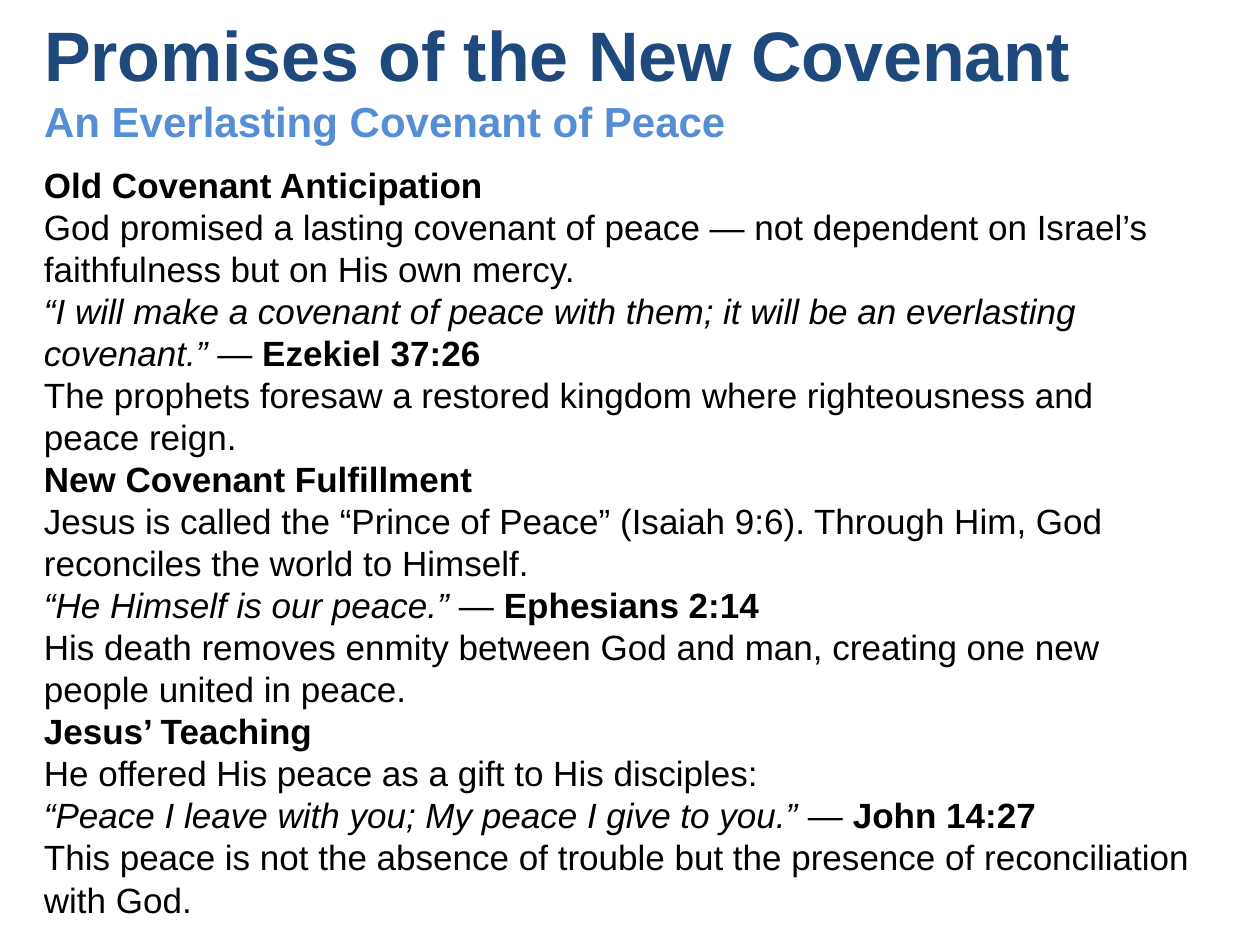
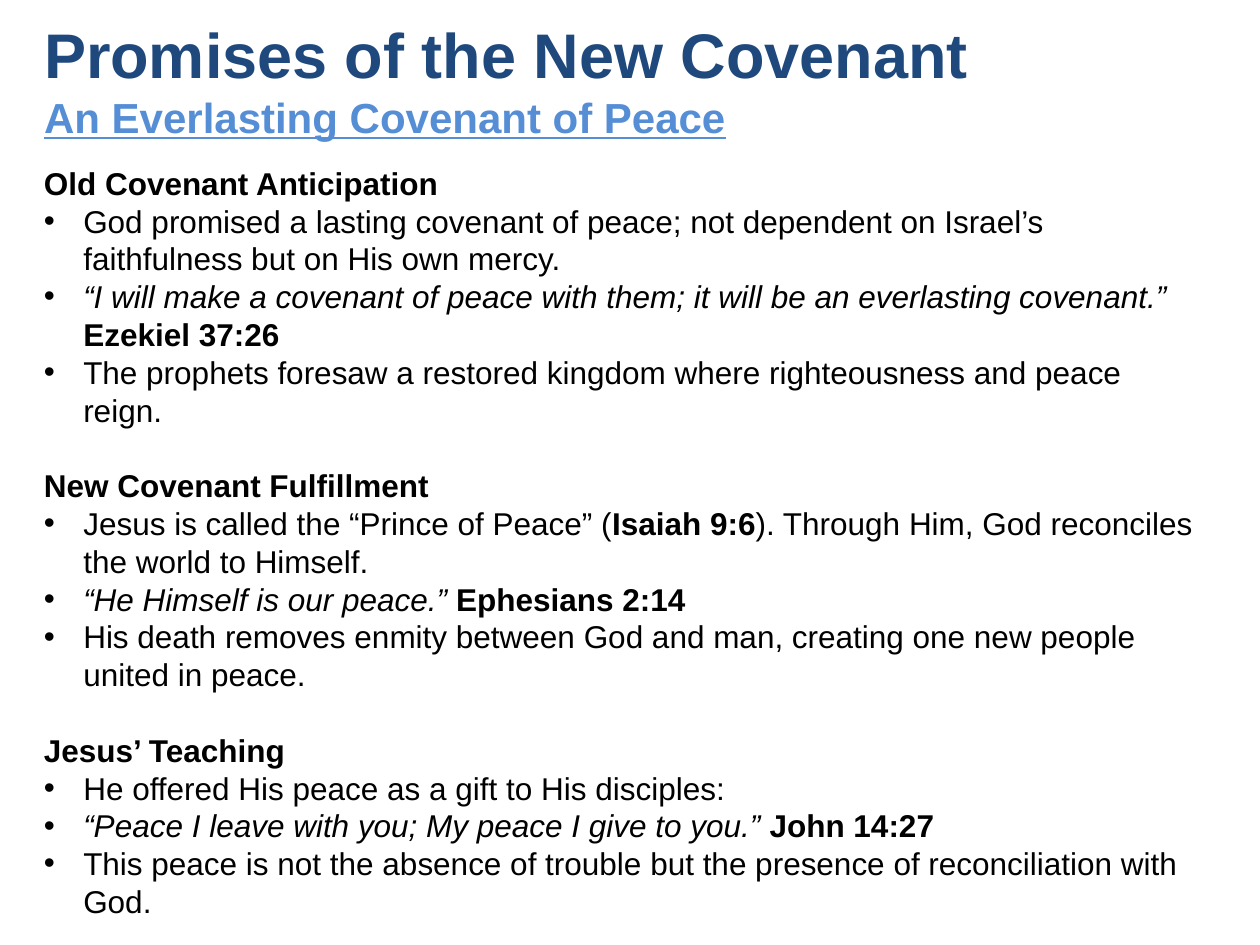
Before and after one commit to UsefulEngines/EvangelismPublic, a slide deck: slide 9 of 2025-Q4/Promises5/2025-11-02-Promises5.pptx. Drawn at 1260x945 pixels with LibreOffice and Linux fonts; fonts in the diff are those of the drawing. Boxes give left, top, right and bottom in pixels: in the first picture for what was removed or moved away, otherwise in the second. Text is boxed around its words. In the diff, an @@ line names an element or a change of style, - is before the commit and + after.

```diff
--- a/2025-Q4/Promises5/2025-11-02-Promises5.pptx
+++ b/2025-Q4/Promises5/2025-11-02-Promises5.pptx
@@ text "Promises of the New Covenant ..." at (44, 32, 968, 141): size 40 to 36 pt in "Promises of the New Covenant"; underline on in "An Everlasting Covenant of Peace" @@
@@ text at (44, 172, 1193, 914): size 20 to 18 pt in "Old Covenant Anticipation", "The prophets foresaw a restored kingdom where ...", "New Covenant Fulfillment", "Jesus is called the “Prince of Peace” ..." and 4 more places; bold on in "(Isaiah 9:6)."; bullet none to • @@
@@ text at (83, 210, 1166, 347): text changed; size 20 to 18 pt @@
-God promised a lasting covenant of peace — not dependent on Israel’s faithfulness but on His own mercy.
-“I will make a covenant of peace with them; it will be an everlasting covenant.” — Ezekiel 37:26
+• God promised a lasting covenant of peace; not dependent on Israel’s faithfulness but on His own mercy.
+• “I will make a covenant of peace with them; it will be an everlasting covenant.” Ezekiel 37:26
@@ text at (83, 588, 685, 616): text changed; size 20 to 18 pt @@
-“He Himself is our peace.” — Ephesians 2:14
+• “He Himself is our peace.” Ephesians 2:14
@@ text at (83, 814, 934, 843): text changed; size 20 to 18 pt @@
-“Peace I leave with you; My peace I give to you.” — John 14:27
+• “Peace I leave with you; My peace I give to you.” John 14:27
```
Also in this commit, not shown: 9 other slides changed, 1 other file.
